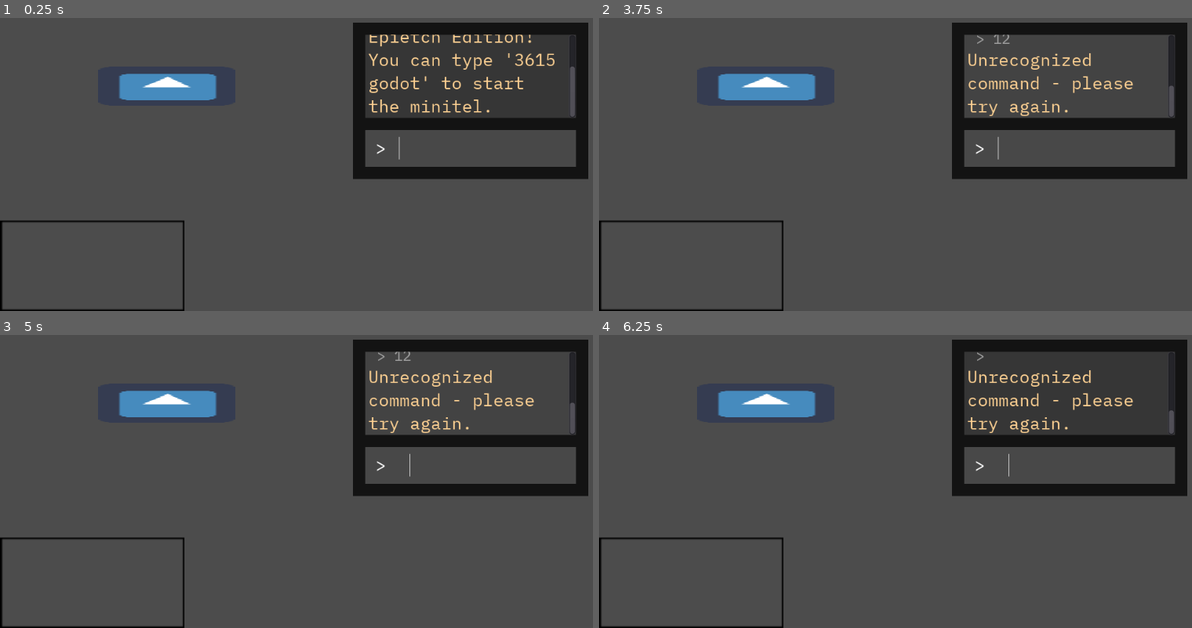
Above: before the commit, frames 1-4 (two rows, left to right).
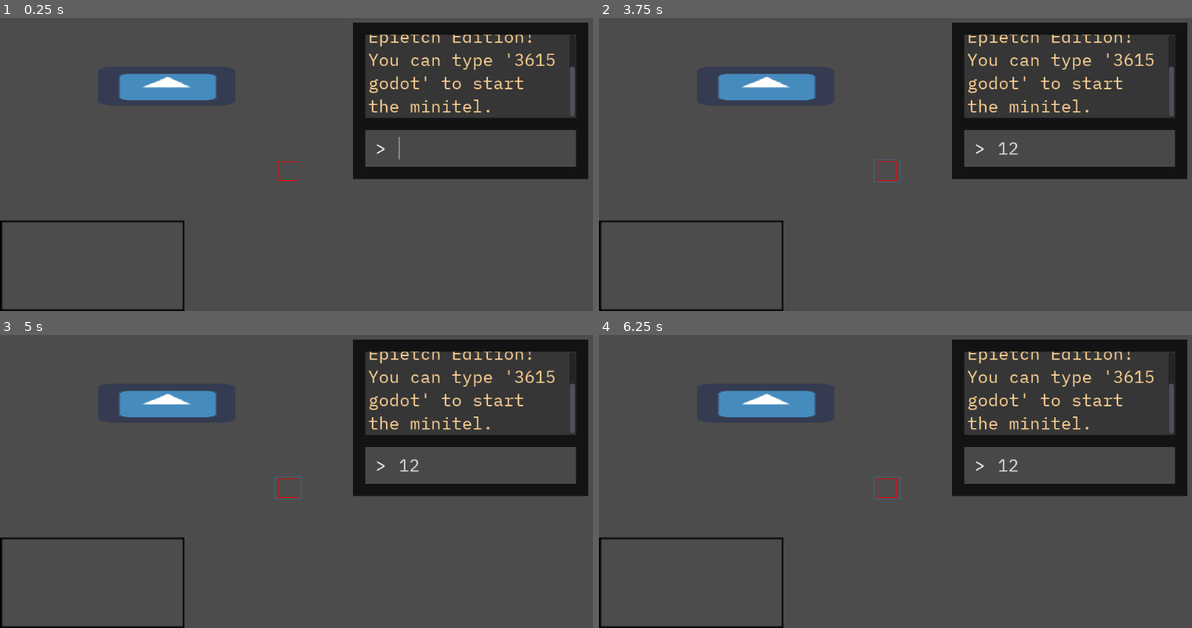
Above: after the commit, the same moments.

Repository: Armindster/success-abuse-epic-epietch-edition
Game: Godot game, scene res://Game/GameScreen.tscn
The game is run twice, just before and just after one commit, with the same random seed, the same clock (stepped at 60 frames per second) and the same inputs. The engine's default icon, where the game draws it, is replaced by a stand-in: a white triangle on a blue panel in a dark square.
Inputs (mouse positions are in pixels of both pictures, inside the frame that each line leads up to):
- Up to frame 1 (0.25 s): no input
- Up to frame 2 (3.75 s): click (1085, 149) at 0.52 s; type "12" at 0.6 s; click (889, 170) at 1.27 s; click (889, 170) at 2.02 s; click (889, 170) at 2.77 s; tap Enter at 3.5 s; move the mouse to (693, 267) at 3.52 s; click (693, 267) at 3.67 s
- Up to frame 3 (5 s): tap Space at 4.25 s; move the mouse to (166, 402) at 4.27 s; click (166, 402) at 4.42 s
- Up to frame 4 (6.25 s): tap Enter at 5 s; move the mouse to (972, 364) at 5.02 s; click (972, 364) at 5.17 s; tap Space at 5.75 s; move the mouse to (883, 516) at 5.77 s; click (883, 516) at 5.92 s

The runs differ from the first frame. In frame 1, less than 0.1% of the frame differs, in the area x 46-51%, y 48-56%; in frame 2, 1.7%; in frame 3, 1.7%; in frame 4, 1.7%, in the area x 46-97%, y 5-57%.

Commit message:
fix Buton position & add signal achievement Carton

Diff:
--- a/Bouton/Bouton.tscn
+++ b/Bouton/Bouton.tscn
@@ -12,10 +12,8 @@
 }
 
 [node name="Button" type="Button" parent="."]
-margin_left = 779.0
-margin_top = 278.0
-margin_right = 823.0
-margin_bottom = 316.0
+margin_right = 44.0
+margin_bottom = 38.0
 icon = ExtResource( 1 )
 flat = true
 __meta__ = {
--- a/Carton/Carton.gd
+++ b/Carton/Carton.gd
@@ -4,7 +4,9 @@
 var open = 0
 var upk = 0
 var remove
+var func_called = true
 
+signal achievement
 signal empty
 
 func _on_CartonBody_clickBox():
@@ -12,10 +14,17 @@
 		print("I think there is nothing left to unpack.")
 		emit_signal("empty")
 	elif !unpack.empty():
-		open = randi() % 4
-		if open == 1:
-			remove = unpack.pop_at(randi() % (unpack.size()))
-			print(remove)
-			upk += 1
+		if func_called:
+			open = randi() % 4
+			if open == 1:
+				remove = unpack.pop_at(randi() % (unpack.size()))
+				print(remove)
+				upk += 1
+				emit_signal("achievement")
+				func_called = false
 		else:
 			print("The box is empty...")
+
+func return_unpacked_object():
+	func_called = true
+	return remove
